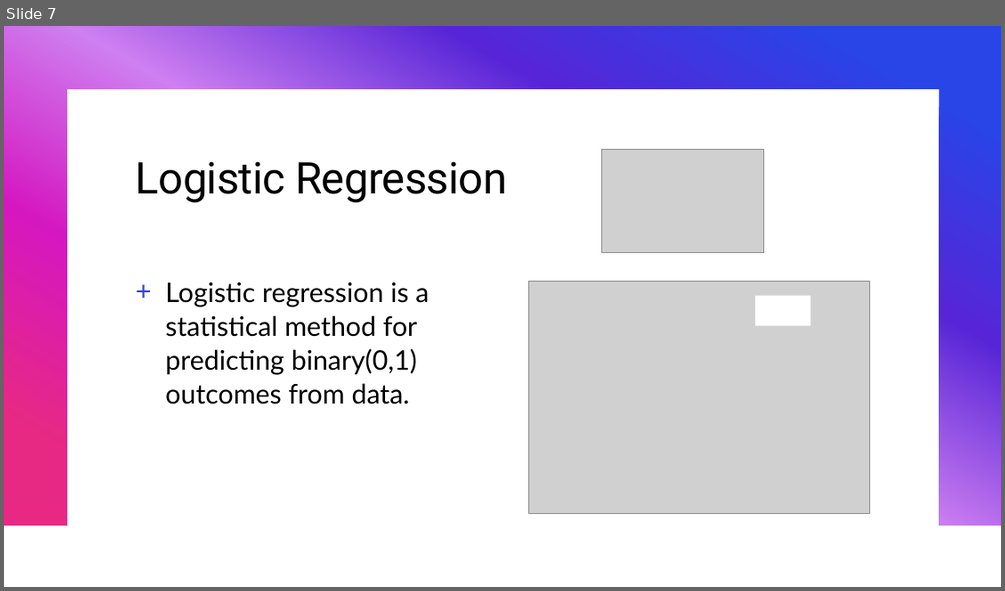
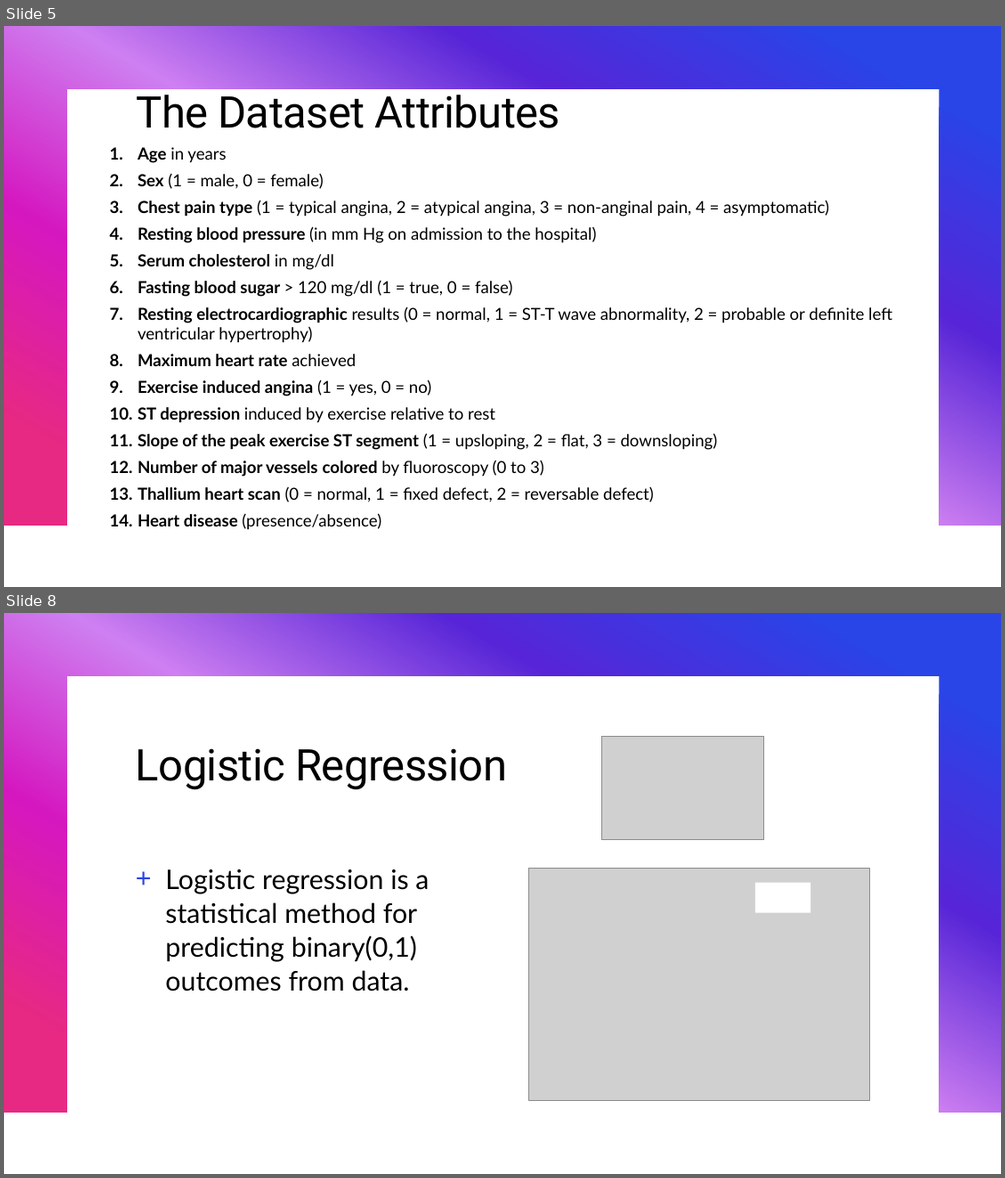
Before and after one commit to b-wild/Heart_Desiease, a slide deck: heart disease heart presentation.pptx. Shown one above the other, each under a label of ours: slide 7 before the commit, slides 5 and 8 after it; the slides between them are not shown. The pictures are 1005x591 and 1005x1178 pixels, drawn with LibreOffice and Linux fonts; fonts in the diff are those of the drawing; grey boxes stand for pictures. Boxes give left, top, right and bottom in pixels: in the first picture for what was removed or moved away, otherwise in the second. Text is boxed around its words. In the diff, an @@ line names an element or a change of style, - is before the commit and + after.

```diff
--- a/heart disease heart presentation.pptx
+++ b/heart disease heart presentation.pptx
@@ slide 5 added at [4, 26, 1001, 587], background #FFFFFF; not listed: 1 template element that a slide beside it also shows @@
@@ title added at [136, 88, 561, 128], 42 pt, text #000000 @@
+The Dataset Attributes
@@ text added at [138, 147, 892, 530], 16 pt, text #000000 @@
+1. Age in years
+2. Sex (1 = male, 0 = female)
+3. Chest pain type (1 = typical angina, 2 = atypical angina, 3 = non-anginal pain, 4 = asymptomatic)
+4. Resting blood pressure (in mm Hg on admission to the hospital)
+5. Serum cholesterol in mg/dl
+6. Fasting blood sugar > 120 mg/dl (1 = true, 0 = false)
+7. Resting electrocardiographic results (0 = normal, 1 = ST-T wave abnormality, 2 = probable or definite left ventricular hypertrophy)
+8. Maximum heart rate achieved
+9. Exercise induced angina (1 = yes, 0 = no)
+10. ST depression induced by exercise relative to rest
+11. Slope of the peak exercise ST segment (1 = upsloping, 2 = flat, 3 = downsloping)
+12. Number of major vessels colored by fluoroscopy (0 to 3)
+13. Thallium heart scan (0 = normal, 1 = fixed defect, 2 = reversable defect)
+14. Heart disease (presence/absence)
@@ what was slide 7 is now slide 8 @@
```
Also in this commit, not shown: 5 slides changed, 1 other slide added, 1 slide removed, 2 other files.
